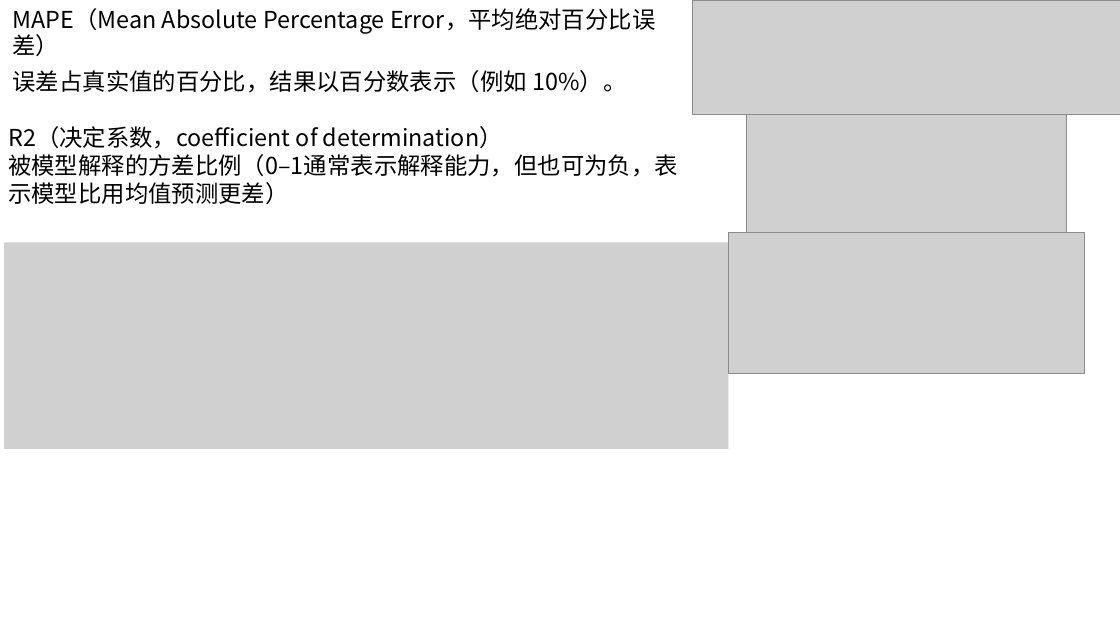
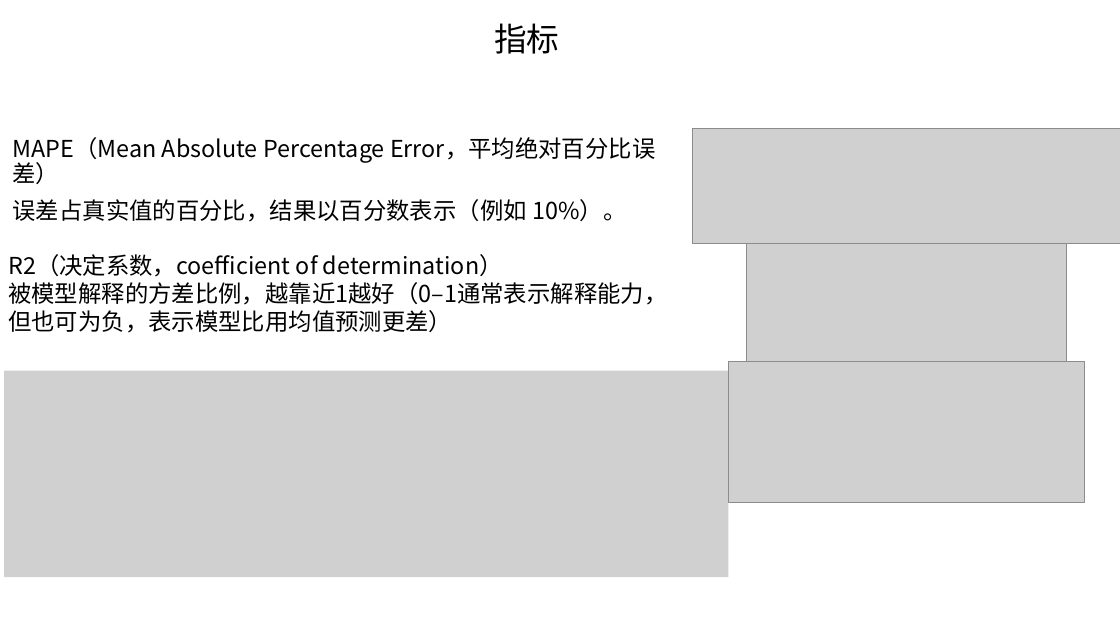
Before and after one commit to AE-26710/Time-Prediction, a slide deck: slide 2 of R5.pptx. Drawn at 1120x630 pixels with LibreOffice and Linux fonts; fonts in the diff are those of the drawing; grey boxes stand for pictures. Boxes give left, top, right and bottom in pixels: in the first picture for what was removed or moved away, otherwise in the second. Text is boxed around its words. In the diff, an @@ line names an element or a change of style, - is before the commit and + after.

```diff
--- a/R5.pptx
+++ b/R5.pptx
@@ text added at (494, 23, 559, 54), 28 pt, text #000000 @@
+指标
@@ text at (8, 282, 667, 333): text changed @@
-被模型解释的方差比例（0–1通常表示解释能力，但也可为负，表示模型比用均值预测更差）
+被模型解释的方差比例，越靠近1越好（0–1通常表示解释能力，但也可为负，表示模型比用均值预测更差）
@@ 4 pictures, 2 texts: place and size @@
-4 pictures, 2 texts at (4, 0, 1120, 450)
+4 pictures, 2 texts at (4, 129, 1120, 577)
```
Also in this commit, not shown: 5 other slides changed, 3 slides added, 1 slide removed, 14 other files.
